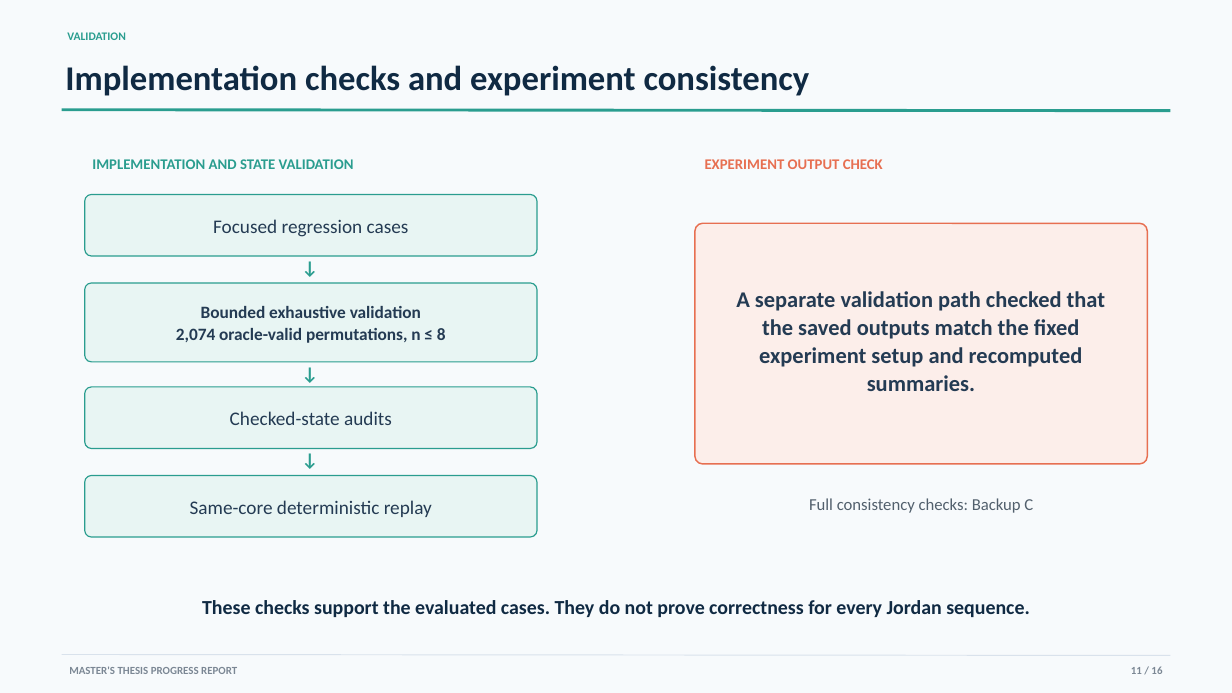
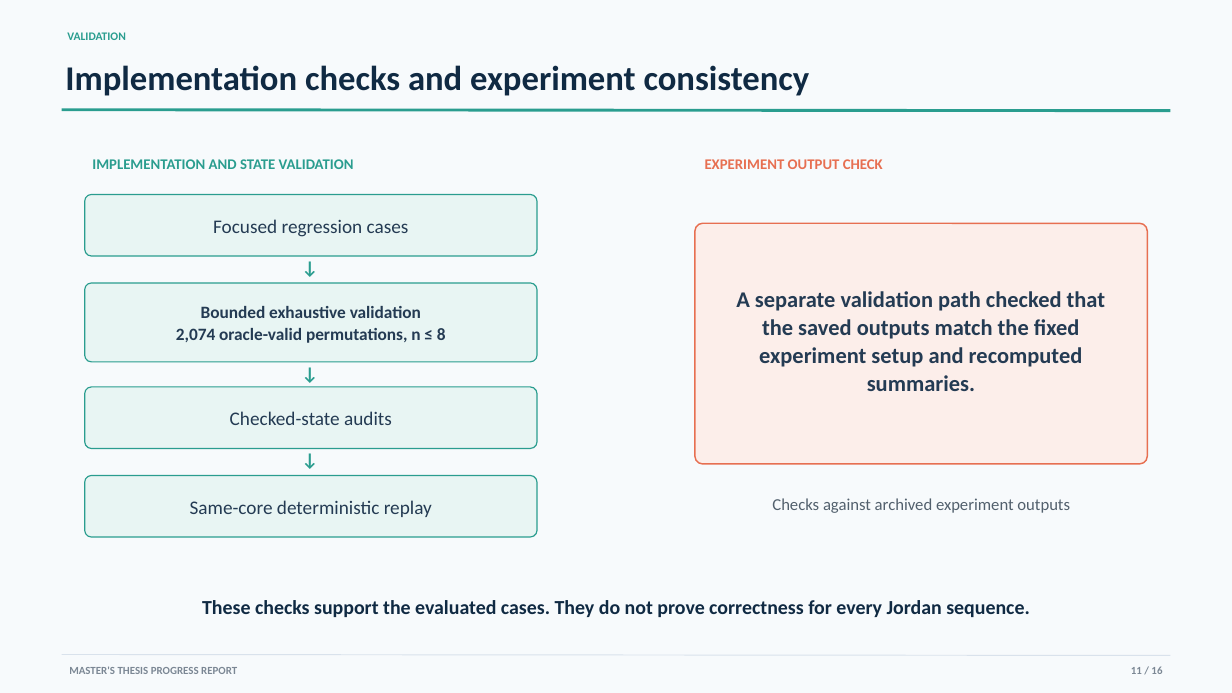
Before and after one commit to YixueWang983/jordan-sorting, a slide deck: slide 11 of presentations/progress_report/Jordan_Sorting_Progress_Report.pptx. Drawn at 1232x693 pixels with LibreOffice and Linux fonts; fonts in the diff are those of the drawing. Boxes give left, top, right and bottom in pixels: in the first picture for what was removed or moved away, otherwise in the second. Text is boxed around its words. In the diff, an @@ line names an element or a change of style, - is before the commit and + after.

Commit message:
Focus progress report on runtime baseline and remove backup slides

```diff
--- a/presentations/progress_report/Jordan_Sorting_Progress_Report.pptx
+++ b/presentations/progress_report/Jordan_Sorting_Progress_Report.pptx
@@ text at bbox=[772, 498, 1070, 513]: text changed @@
-Full consistency checks: Backup C
+Checks against archived experiment outputs
```
Also in this commit, not shown: 2 other slides changed, 5 slides removed, 7 other files.
